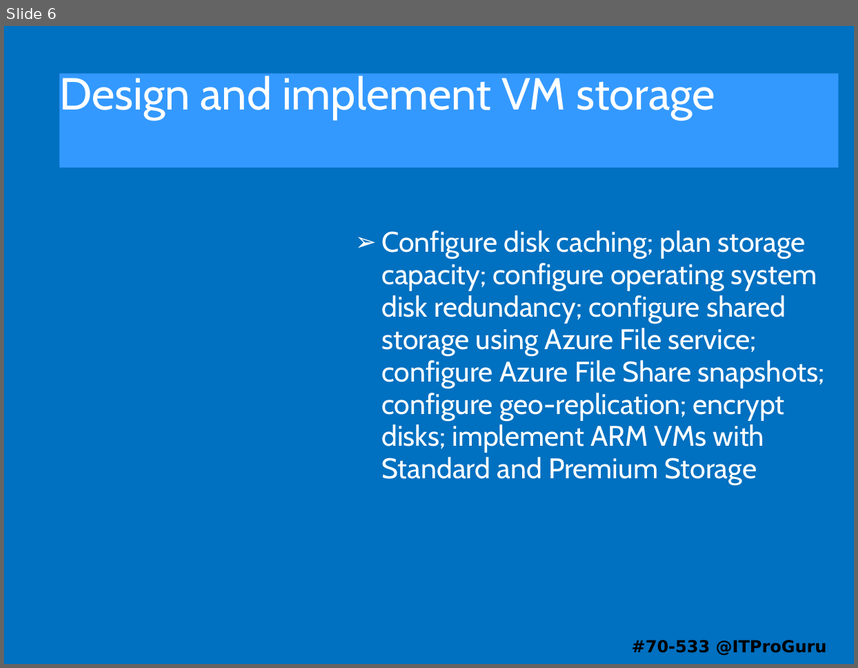
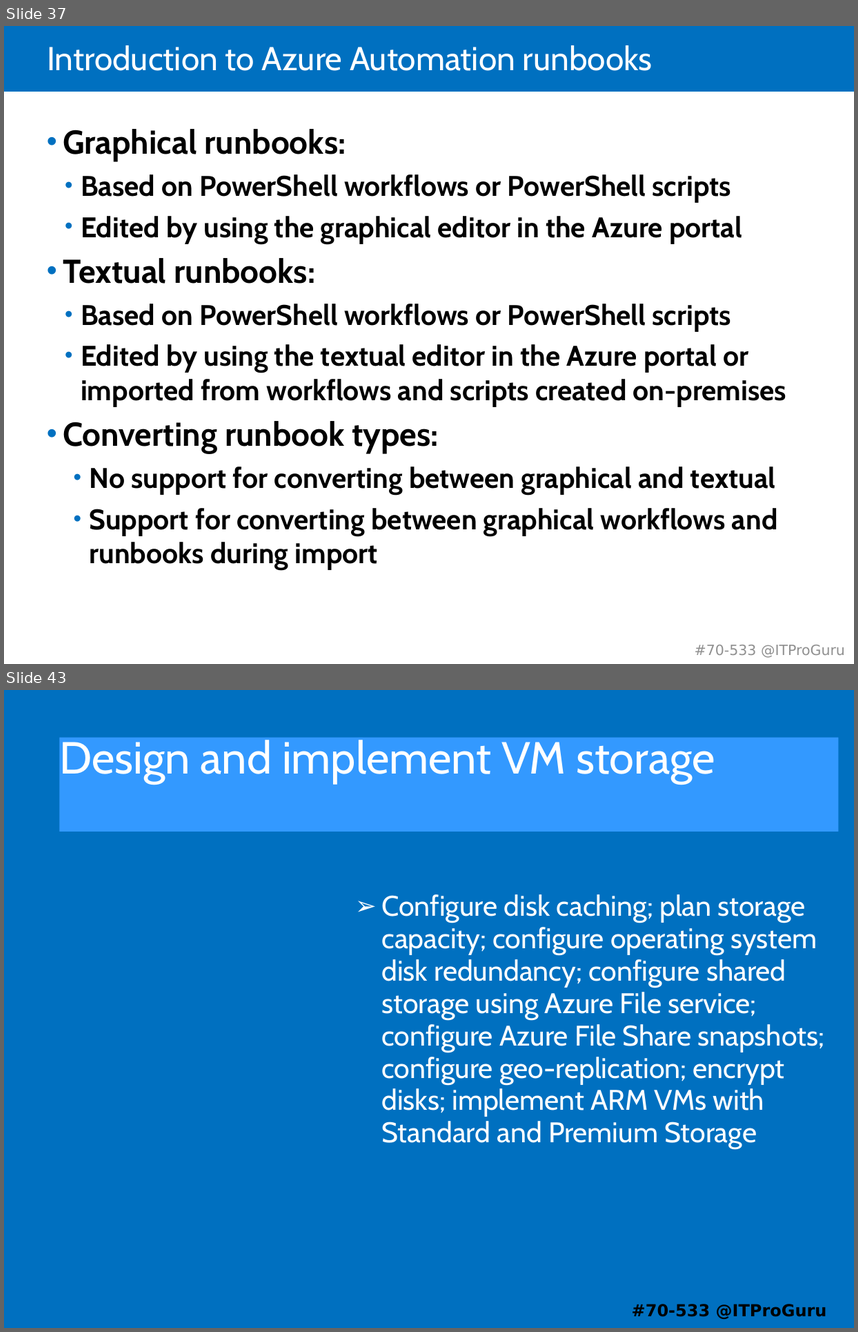
Before and after one commit to guruskill/70-533, a slide deck: 70-533-02-Compute.pptx. Shown one above the other, each under a label of ours: slide 6 before the commit, slides 37 and 43 after it; the slides between them are not shown. The pictures are 858x668 and 858x1332 pixels, drawn with LibreOffice and Linux fonts; fonts in the diff are those of the drawing. Boxes give left, top, right and bottom in pixels: in the first picture for what was removed or moved away, otherwise in the second. Text is boxed around its words. In the diff, an @@ line names an element or a change of style, - is before the commit and + after.

```diff
--- a/70-533-02-Compute.pptx
+++ b/70-533-02-Compute.pptx
@@ slide 37 added at box(4, 26, 854, 664), background #FFFFFF @@
@@ rectangle added at box(4, 26, 854, 92), fill #0070C0 @@
@@ title added at box(47, 45, 653, 71), 28 pt, text #FFFFFF @@
+Introduction to Azure Automation runbooks
@@ text added at box(63, 129, 787, 570), 24 pt, text #000000, bold @@
+• Graphical runbooks:
+  • Based on PowerShell workflows or PowerShell scripts
+  • Edited by using the graphical editor in the Azure portal
+• Textual runbooks:
+  • Based on PowerShell workflows or PowerShell scripts
+  • Edited by using the textual editor in the Azure portal or imported from workflows and scripts created on-premises
+• Converting runbook types:
+  • No support for converting between graphical and textual
+  • Support for converting between graphical workflows and runbooks during import
@@ text added at box(695, 644, 845, 657), 12 pt, text #909090 @@
+#70-533 @ITProGuru
@@ what was slide 6 is now slide 43 @@
```
Also in this commit, not shown: 2 slides changed, 69 other slides added, 4 other files.
